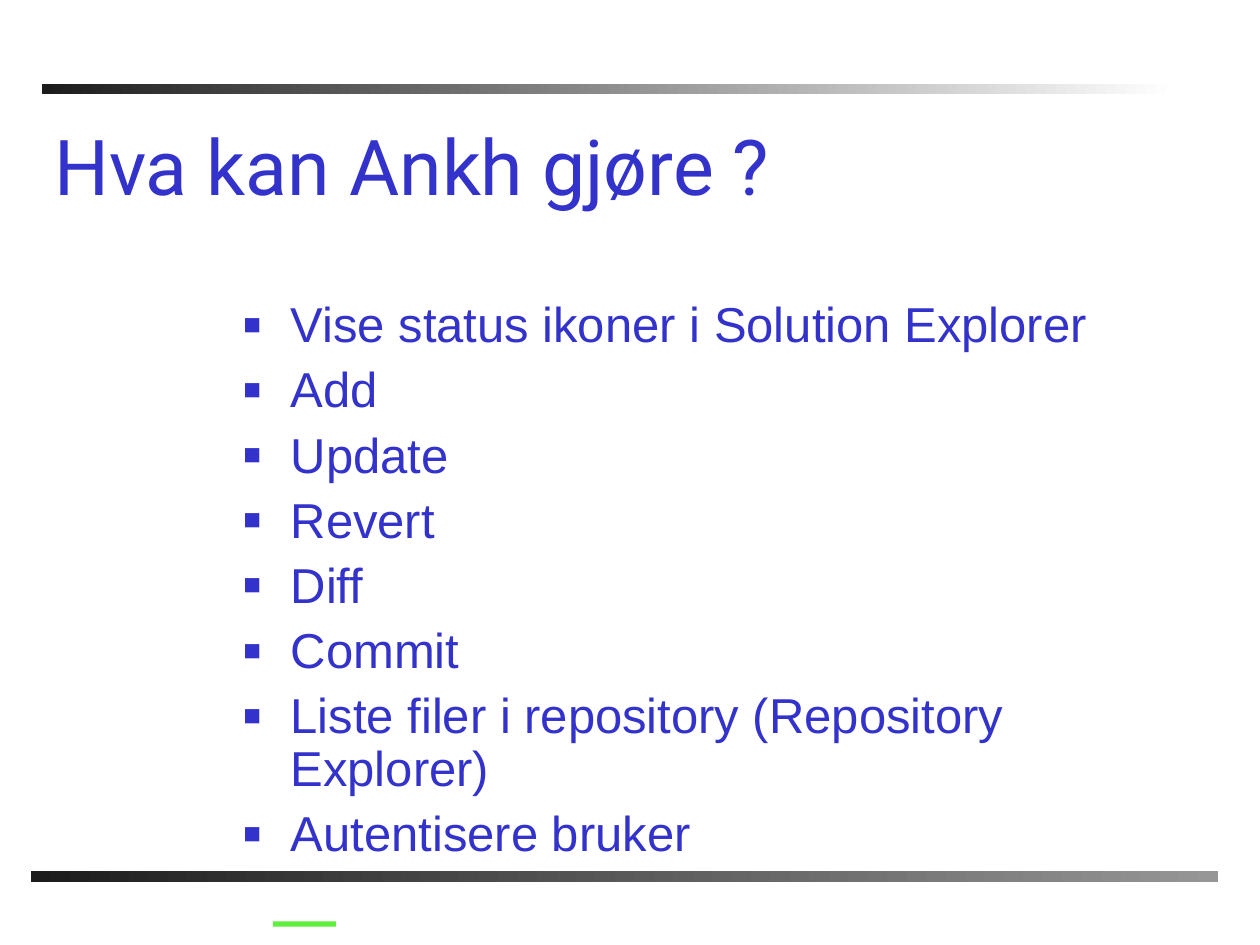
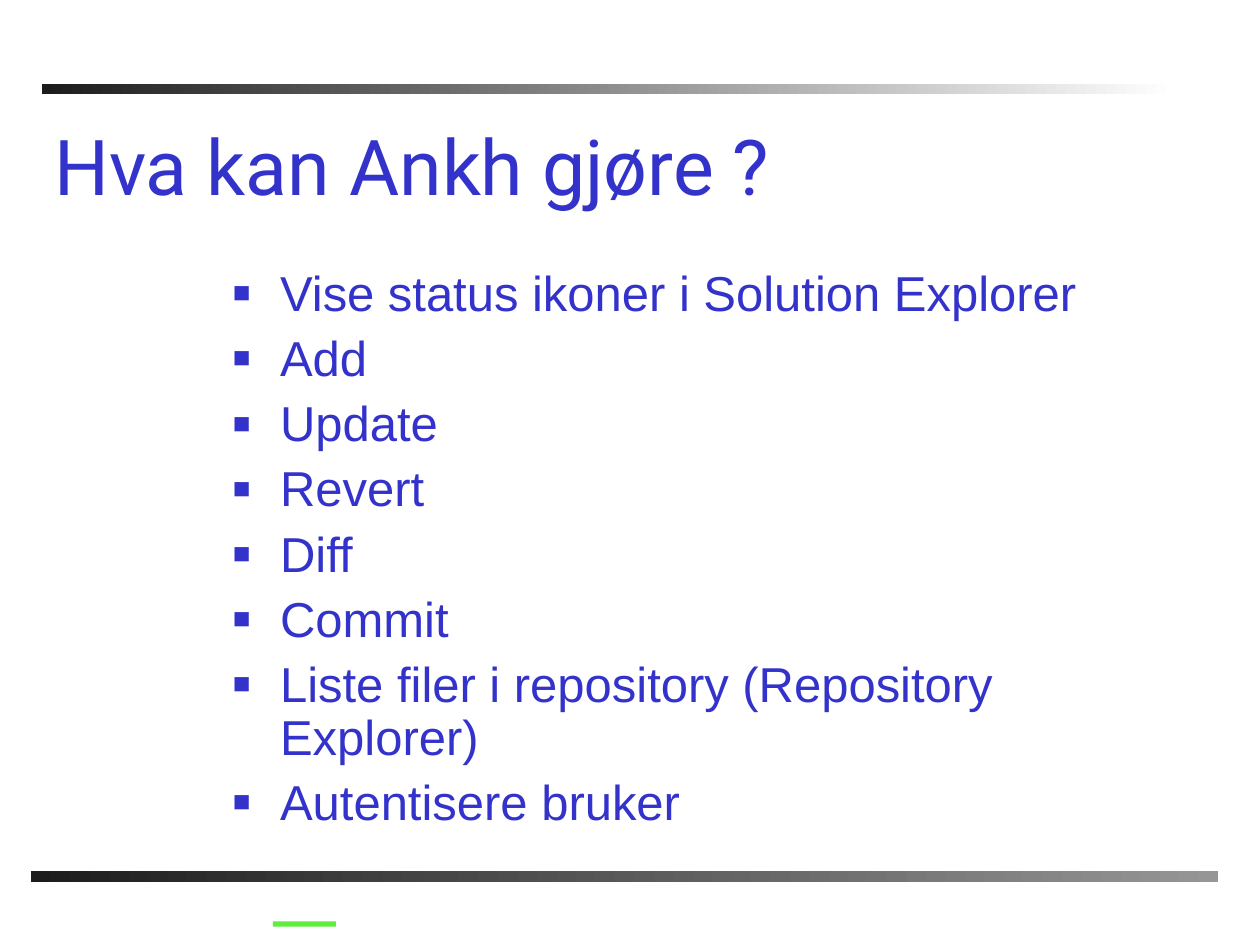
Before and after one commit to chucker/AnkhSVN, a slide deck: slide 10 of doc/powerpoint/Subversion_addin_for_VS.NET.ppt. Drawn at 1260x945 pixels with LibreOffice and Linux fonts; fonts in the diff are those of the drawing; background and template pictures are left out. Boxes give left, top, right and bottom in pixels: in the first picture for what was removed or moved away, otherwise in the second. Text is boxed around its words. In the diff, an @@ line names an element or a change of style, - is before the commit and + after.

```diff
--- a/doc/powerpoint/Subversion_addin_for_VS.NET.ppt
+++ b/doc/powerpoint/Subversion_addin_for_VS.NET.ppt
@@ text "Vise status ikoner i Solution ..." moved from (x1=291, y1=306, x2=1087, y2=852) to (x1=280, y1=275, x2=1076, y2=821) @@
```
Also in this commit, not shown: 5 other slides changed, 1 slide added.
